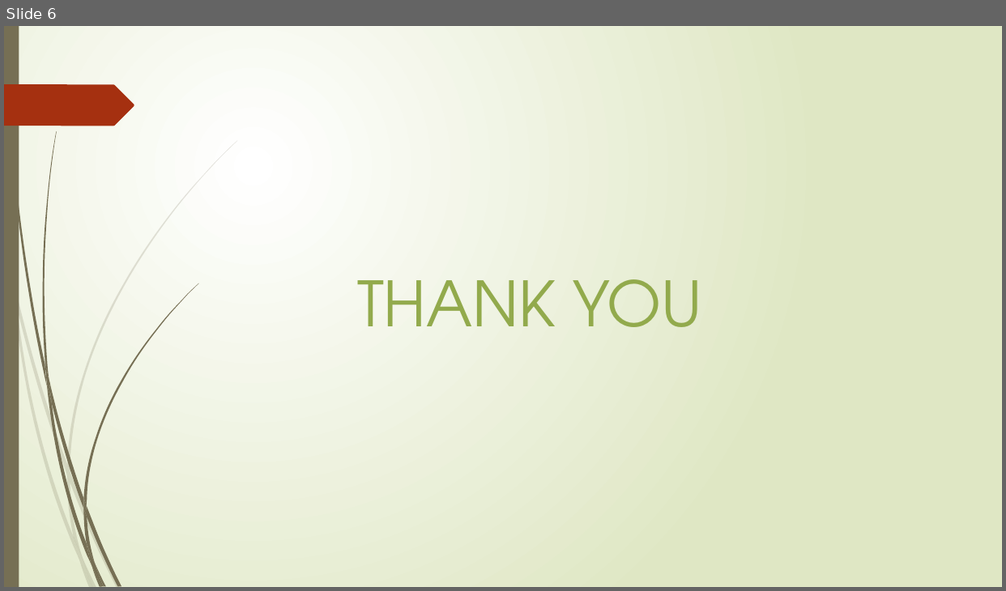
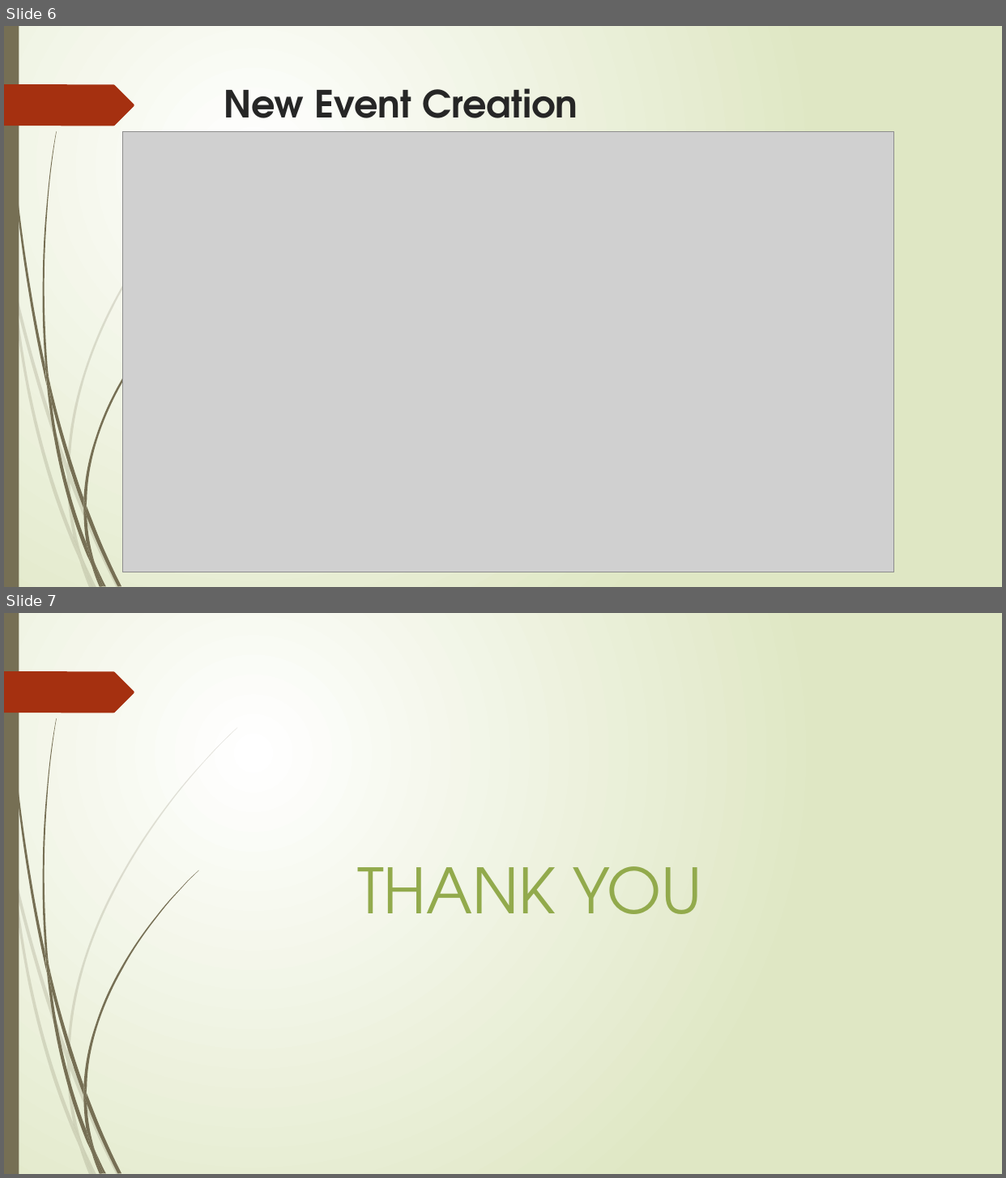
Before and after one commit to PranathiGopidi/Hackathon-2k17, a slide deck: Documentation/hackathon ppt.pptx. Shown one above the other, each under a label of ours: slide 6 before the commit, slides 6 and 7 after it. The pictures are 1006x591 and 1006x1178 pixels, drawn with LibreOffice and Linux fonts; fonts in the diff are those of the drawing; grey boxes stand for pictures. Boxes give left, top, right and bottom in pixels: in the first picture for what was removed or moved away, otherwise in the second. Text is boxed around its words. In the diff, an @@ line names an element or a change of style, - is before the commit and + after.

```diff
--- a/Documentation/hackathon ppt.pptx
+++ b/Documentation/hackathon ppt.pptx
@@ slide 6 added at bbox=[4, 26, 1002, 587], background gradient #FFFFFF to #DFE8C4; not listed: 24 template elements that a slide beside it also shows @@
@@ title added at bbox=[224, 88, 577, 134], 36 pt, text #262626, bold @@
+New Event Creation
@@ picture added at bbox=[122, 131, 894, 573] @@
@@ what was slide 6 is now slide 7 @@
```
